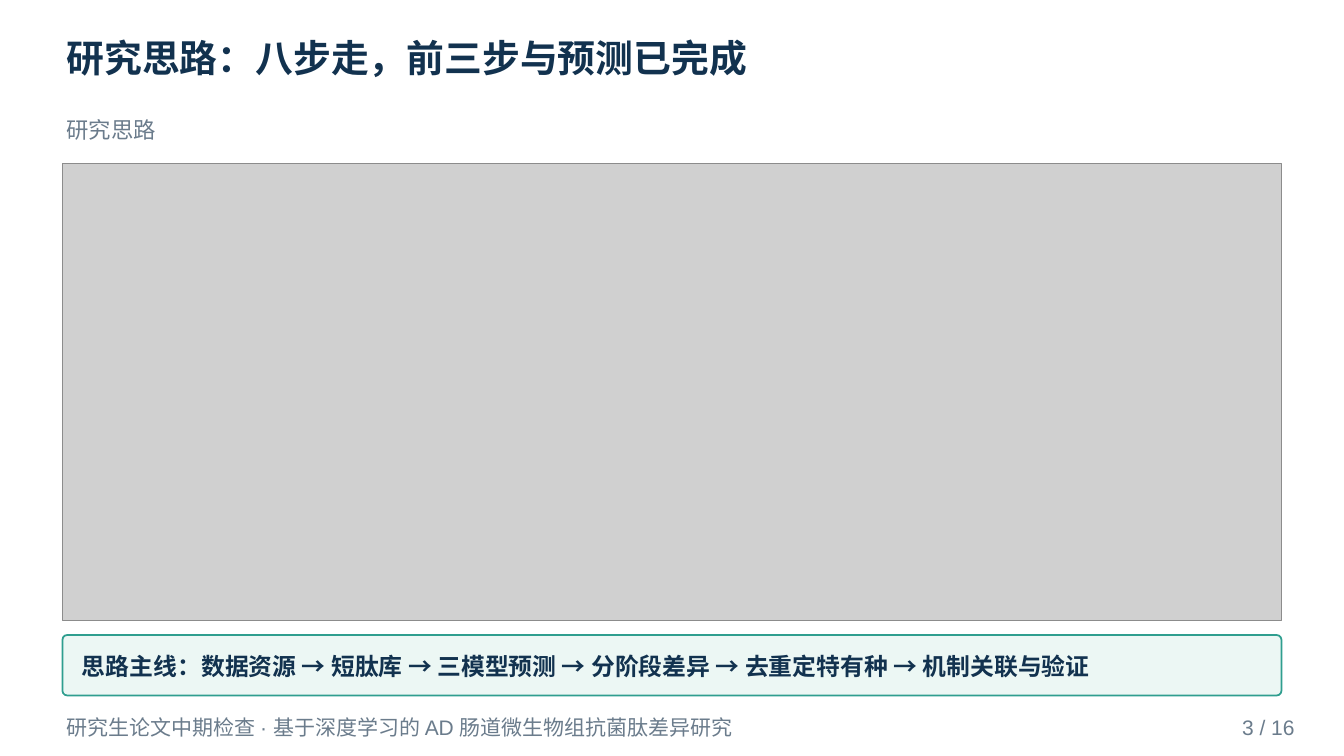
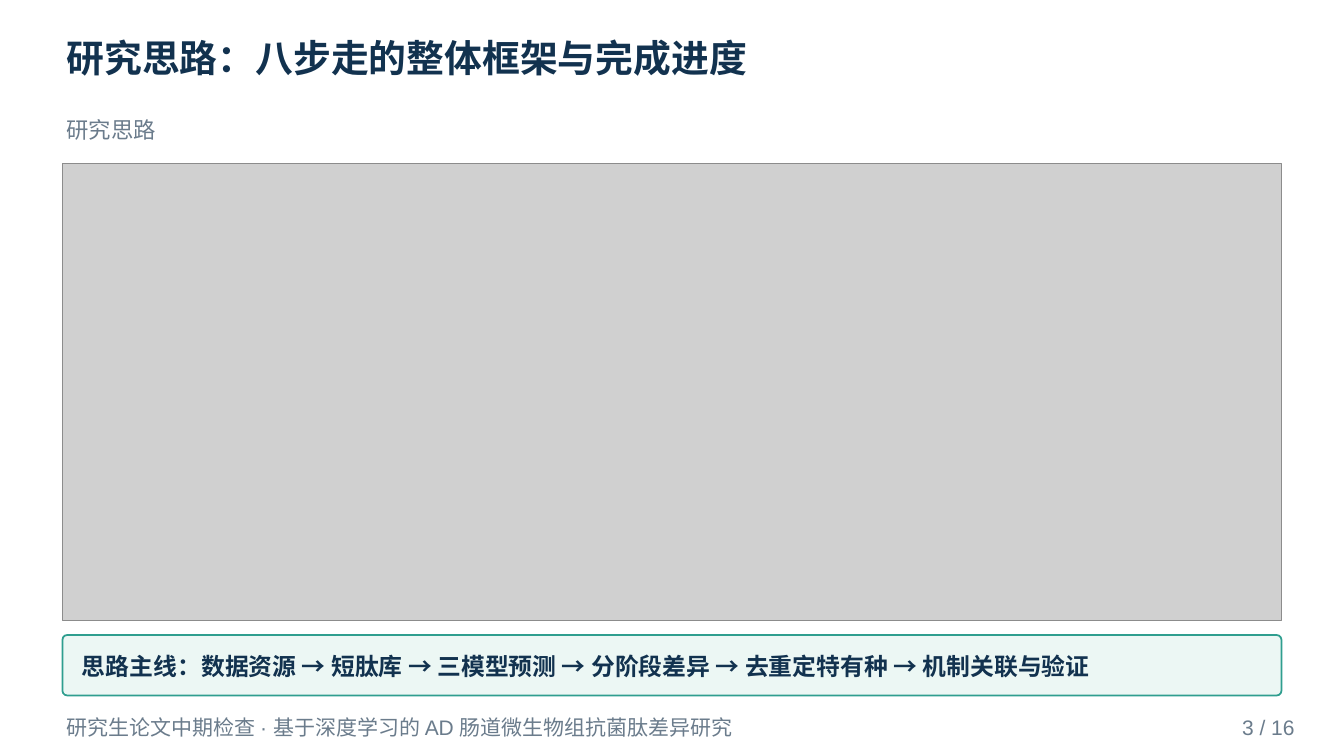
Before and after one commit to mqgg5630-cyber/zhongqi, a slide deck: slide 3 of deliverable/中期答辩.pptx. Drawn at 1344x756 pixels with LibreOffice and Linux fonts; fonts in the diff are those of the drawing; grey boxes stand for pictures. Boxes give left, top, right and bottom in pixels: in the first picture for what was removed or moved away, otherwise in the second. Text is boxed around its words. In the diff, an @@ line names an element or a change of style, - is before the commit and + after.

Commit message:
feat: PPT 大纲（json+md）、B/C 两版可编辑 PPT 与两个高 star PPT skill 推荐

```diff
--- a/deliverable/中期答辩.pptx
+++ b/deliverable/中期答辩.pptx
@@ text at (67, 39, 747, 76): text changed @@
-研究思路：八步走，前三步与预测已完成
+研究思路：八步走的整体框架与完成进度
```
Also in this commit, not shown: 23 other files.
